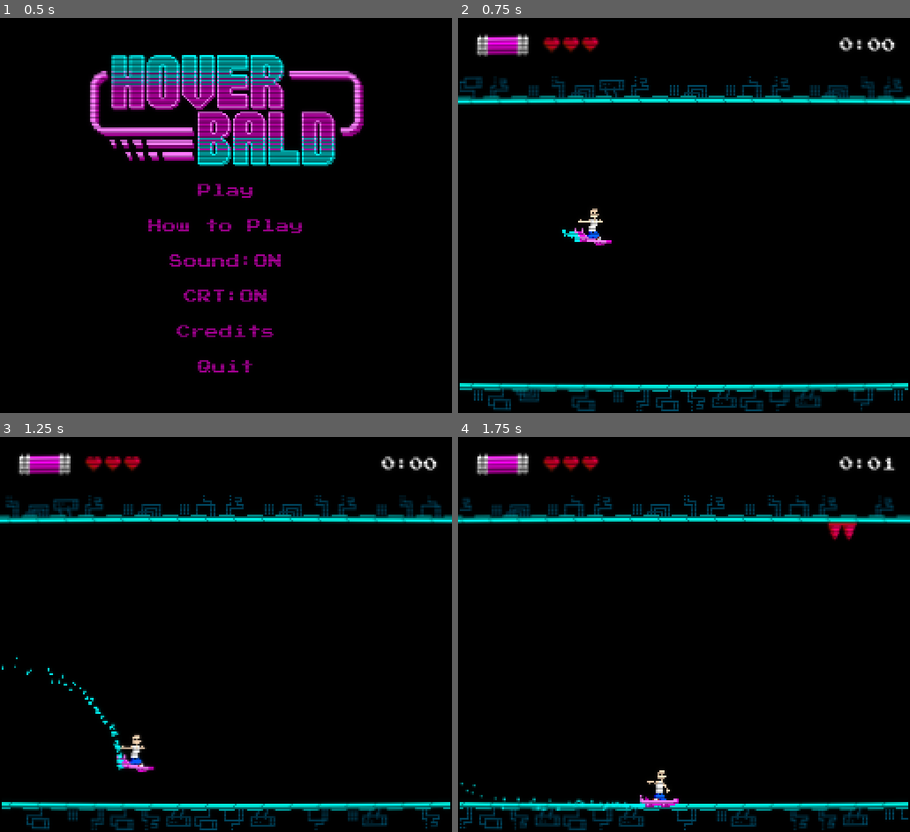
Above: before the commit, frames 1-4 (two rows, left to right).
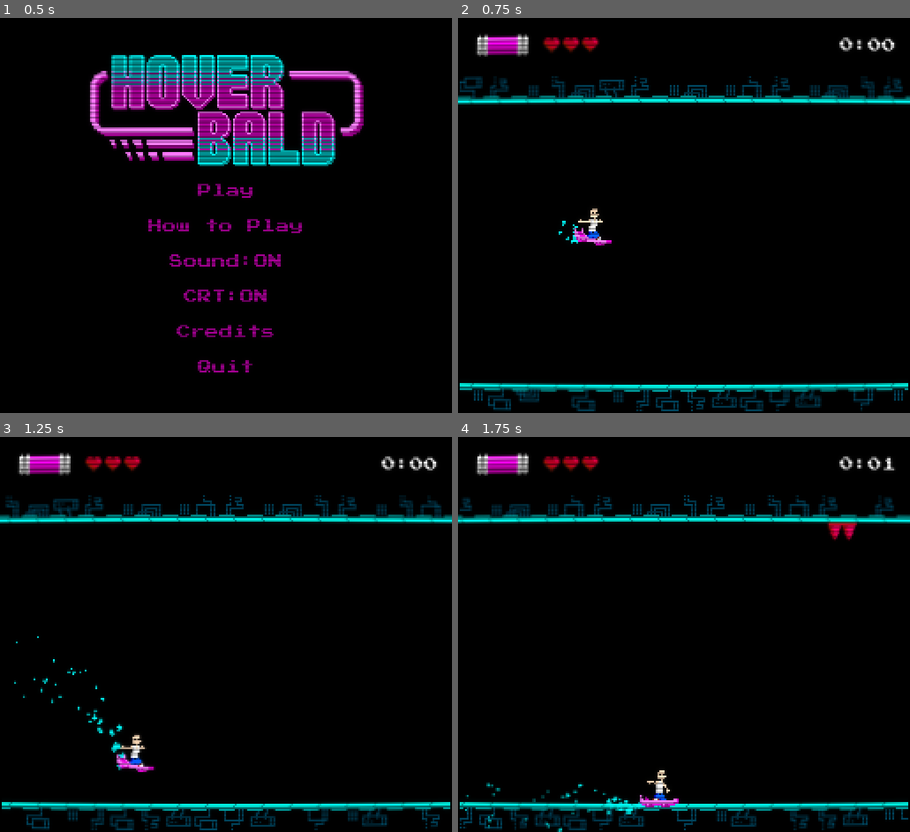
Above: after the commit, the same moments.

Repository: kernel00ps/Hoverbald
Game: Godot game, scene res://scenes/main_menu.tscn
Same seed, same stepped clock (60 frames per second), same inputs: the game is played once before the commit and once after it. Sound files missing from this copy of the repository are replaced by a short silence.
Inputs:
- Up to frame 1 (0.5 s): no input
- Up to frame 2 (0.75 s): click "Play" at 0.5 s
- Up to frame 3 (1.25 s): no input
- Up to frame 4 (1.75 s): hold D (RIGHT) from 1.28 s (still down)

Frame 1 is identical in both runs. In frame 2, less than 0.1% of the frame differs, in the area x 22-27%, y 51-58%; in frame 3, 0.5%, in the area x 0-28%, y 50-84%; in frame 4, 0.5%.

Commit message:
Invincible half second after hit

Diff:
--- a/scenes/hud.tscn
+++ b/scenes/hud.tscn
@@ -72,5 +72,10 @@
 texture_under = ExtResource("6_sqhnw")
 texture_progress = ExtResource("7_3wcj8")
 
+[node name="InvincibilityTimer" type="Timer" parent="."]
+wait_time = 0.5
+one_shot = true
+
 [connection signal="timeout" from="Timer" to="." method="_on_timer_timeout"]
 [connection signal="timeout" from="FuelUpdateTimer" to="." method="_on_fuel_update_timer_timeout"]
+[connection signal="timeout" from="InvincibilityTimer" to="." method="_on_invincibility_timer_timeout"]
--- a/scenes/particles.tscn
+++ b/scenes/particles.tscn
@@ -18,8 +18,8 @@
 direction = Vector2(1, 1)
 spread = 180.0
 gravity = Vector2(-600, 0)
-initial_velocity_min = 831.5
-initial_velocity_max = 895.2
+initial_velocity_min = 236.29
+initial_velocity_max = 511.4
 angular_velocity_max = 189.37
 scale_amount_min = 0.5
 scale_amount_curve = SubResource("Curve_rqfw6")
--- a/scenes/player.tscn
+++ b/scenes/player.tscn
@@ -167,6 +167,9 @@
 }
 autoplay = "flying"
 
+[node name="Particles" parent="." instance=ExtResource("3_queb3")]
+position = Vector2(-10, 10)
+
 [node name="Sprite2D" type="Sprite2D" parent="."]
 texture_filter = 1
 texture = ExtResource("2_alsec")
@@ -176,6 +179,3 @@
 tree_root = SubResource("AnimationNodeStateMachine_4f6ul")
 anim_player = NodePath("../AnimationPlayer")
 parameters/Flying/blend_position = Vector2(-0.302944, -0.513889)
-
-[node name="Particles" parent="." instance=ExtResource("3_queb3")]
-position = Vector2(-10, 10)
--- a/scripts/globals.gd
+++ b/scripts/globals.gd
@@ -1,6 +1,6 @@
 extends Node
 
-const CHEAT_INVINCIBLE: bool = false
+var CHEAT_INVINCIBLE: bool = false
 
 const CAMERA_MOTION_BASE_SPEED: float = 100
 
--- a/scripts/hud.gd
+++ b/scripts/hud.gd
@@ -49,6 +49,10 @@
 	update()
 
 func _on_damage_taken() -> void:
-	print("DAMAGED")
 	Globals.current_hp -= 1
 	health_bar.value -= 1
+	Globals.CHEAT_INVINCIBLE = true
+	$InvincibilityTimer.start()
+
+func _on_invincibility_timer_timeout() -> void:
+	Globals.CHEAT_INVINCIBLE = false
--- a/scripts/player.gd
+++ b/scripts/player.gd
@@ -8,7 +8,6 @@
 func _ready() -> void:
 	velocity = Vector2.ZERO
 	position.x -= 50
-	$Particles.scale *= 0.1
 
 func _physics_process(delta: float) -> void:
 
